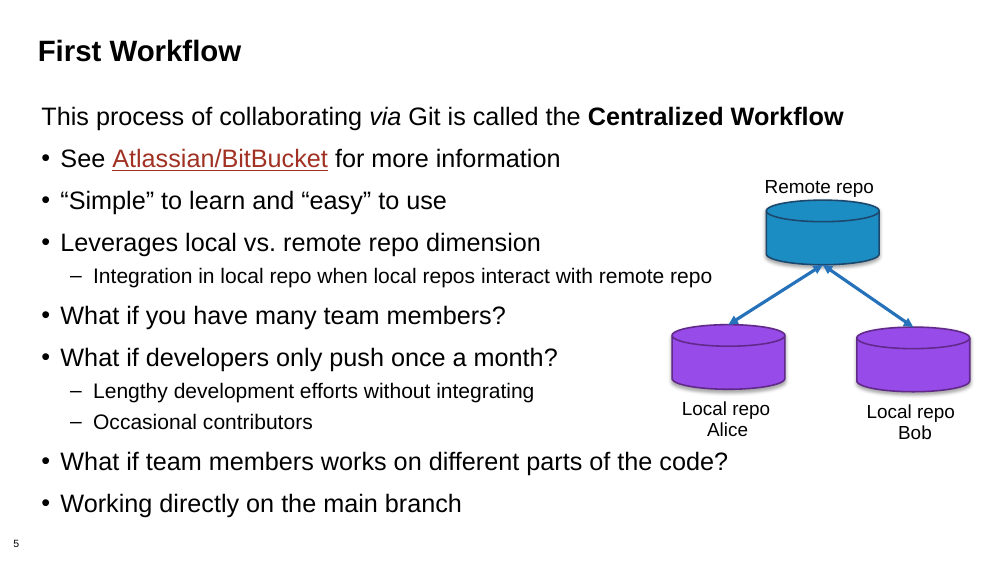
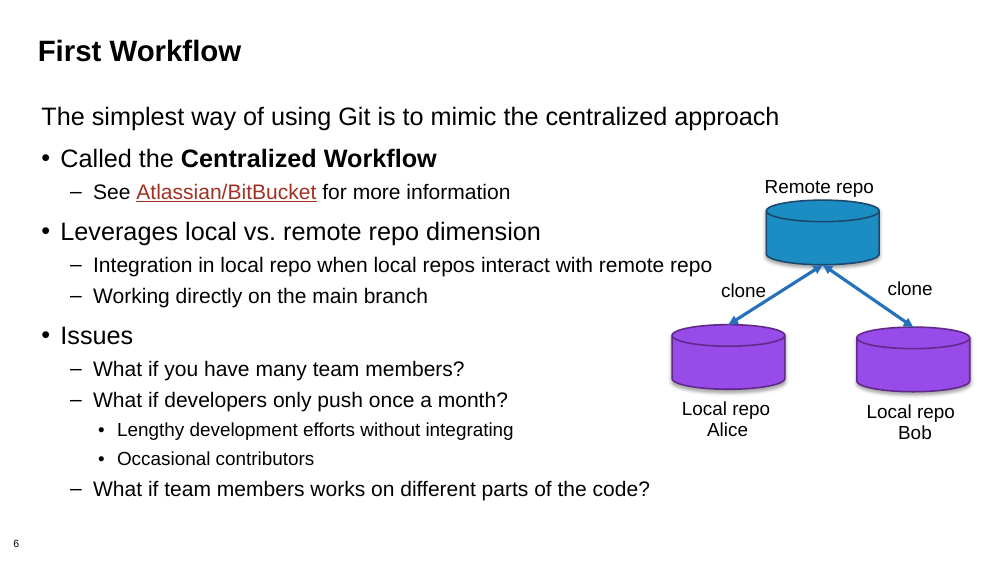
Before and after one commit to bssw-tutorial/presentations, a slide deck: slide 6 of git-workflows.pptx (slide 5 before the commit). Drawn at 1008x567 pixels with LibreOffice and Linux fonts; fonts in the diff are those of the drawing; background and template pictures are left out. Boxes give left, top, right and bottom in pixels: in the first picture for what was removed or moved away, otherwise in the second. Text is boxed around its words. In the diff, an @@ line names an element or a change of style, - is before the commit and + after.

```diff
--- a/git-workflows.pptx
+++ b/git-workflows.pptx
@@ text at box(41, 106, 779, 168): text changed @@
-This process of collaborating via Git is called the Centralized Workflow
+The simplest way of using Git is to mimic the centralized approach
+• Called the Centralized Workflow
@@ text at box(60, 190, 447, 215): paragraph removed @@
-• “Simple” to learn and “easy” to use
@@ text at box(93, 183, 650, 500): size 24 to 20 pt in "See Atlassian/BitBucket for more information", "What if you have many team members?", "What if developers only push once a ...", "What if team members works on different ..."; size 20 to 18 pt in "Lengthy development efforts without integrating", "Occasional contributors"; bullet • to –; list level 1 to 2 in "See Atlassian/BitBucket for more information"; list level 1 to 2 in "What if you have many ..."; list level 1 to 2 in "What if developers only push ..."; bullet – to •; list level 2 to 3 in "Lengthy development efforts without integrating"; list level 2 to 3 in "Occasional contributors"; list level 1 to 2 in "What if team members works ..." @@
@@ text at box(60, 287, 428, 345): paragraphs added @@
+  – Working directly on the main branch
+• Issues
@@ text added at box(721, 283, 766, 302), 18 pt, text #000000 @@
+clone
@@ text added at box(888, 281, 933, 296), 18 pt, text #000000 @@
+clone
@@ text at box(60, 493, 462, 517): paragraph removed @@
-• Working directly on the main branch
@@ page number at box(13, 539, 19, 547): text changed @@
-5
+6
```
Also in this commit, not shown: 8 other slides changed, 2 slides added, 1 other file.
